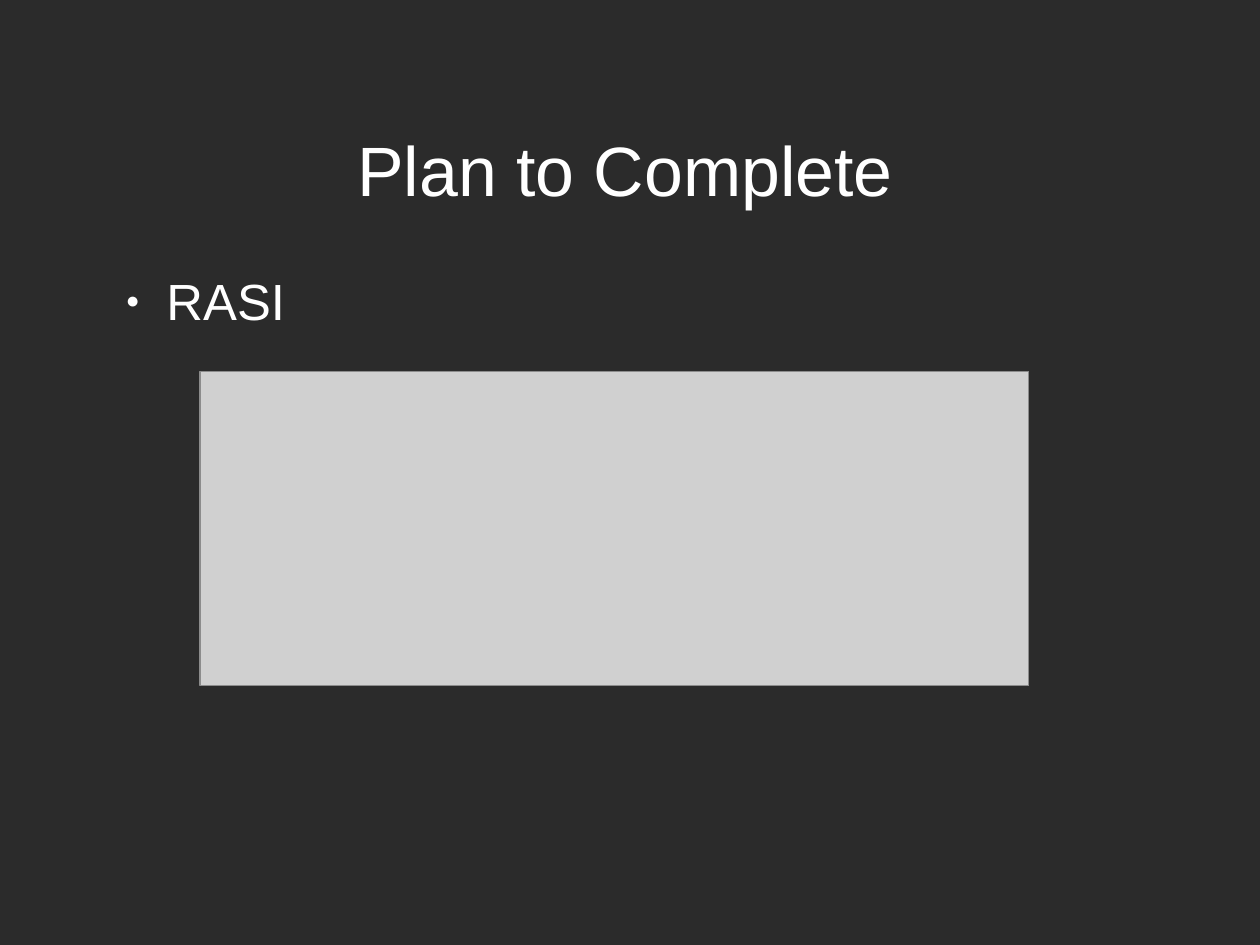
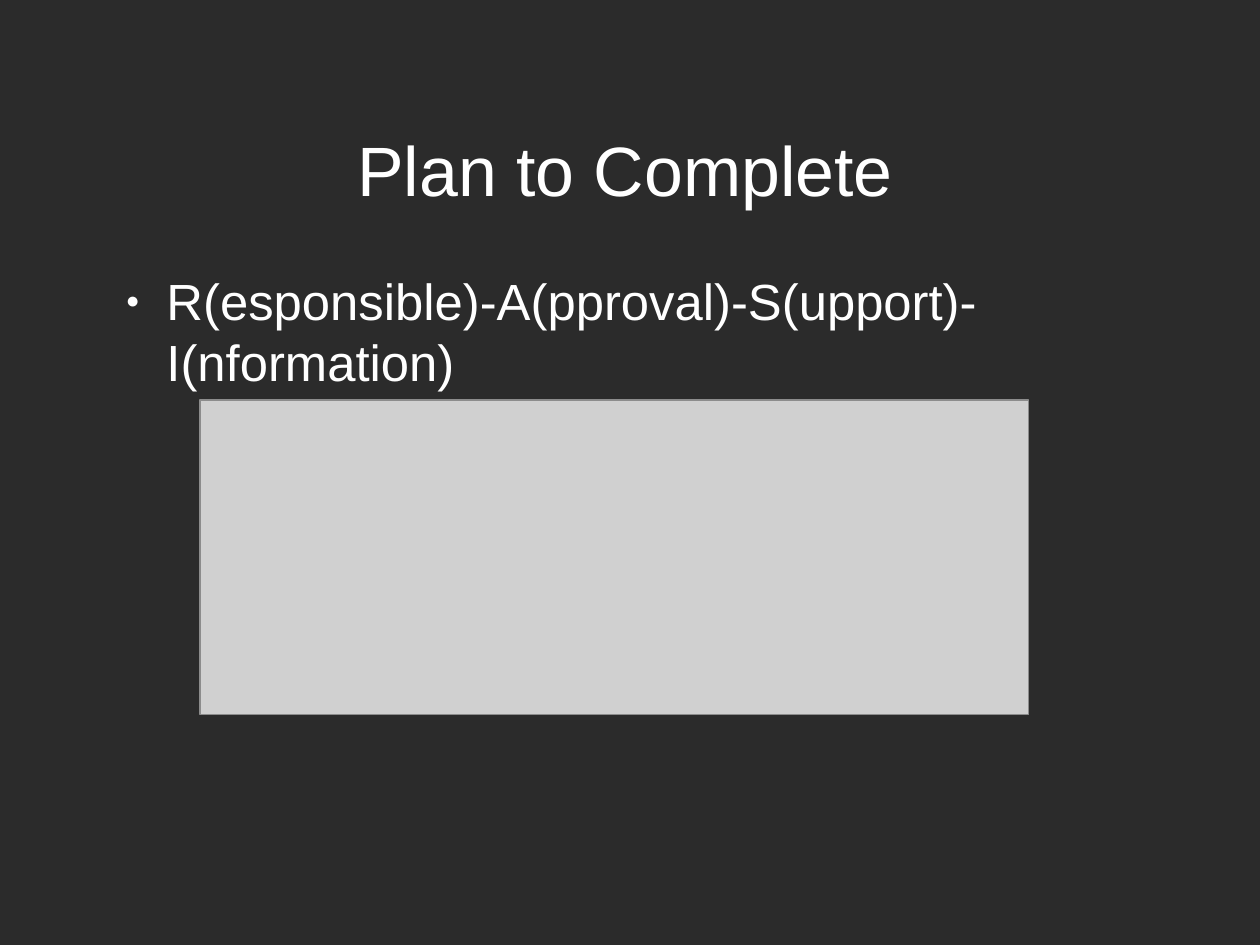
Before and after one commit to lordofhyphens/ece495a, a slide deck: slide 12 of Team 74 Proposal Presentation.odp (slide 9 before the commit). Drawn at 1260x945 pixels with LibreOffice and Linux fonts; fonts in the diff are those of the drawing; grey boxes stand for pictures; background and template pictures are left out; a plain dark background stands for a picture behind light text. Boxes give left, top, right and bottom in pixels: in the first picture for what was removed or moved away, otherwise in the second. Text is boxed around its words. In the diff, an @@ line names an element or a change of style, - is before the commit and + after.

```diff
--- a/Team 74 Proposal Presentation.odp
+++ b/Team 74 Proposal Presentation.odp
@@ text at (166, 283, 976, 392): text changed @@
-● RASI
+● R(esponsible)-A(pproval)-S(upport)-I(nformation)
@@ picture: place and size @@
-picture at (200, 372, 1029, 686)
+picture at (200, 400, 1029, 715)
```
Also in this commit, not shown: 1 other slide changed, 5 slides added, 2 slides removed, 2 other files.
